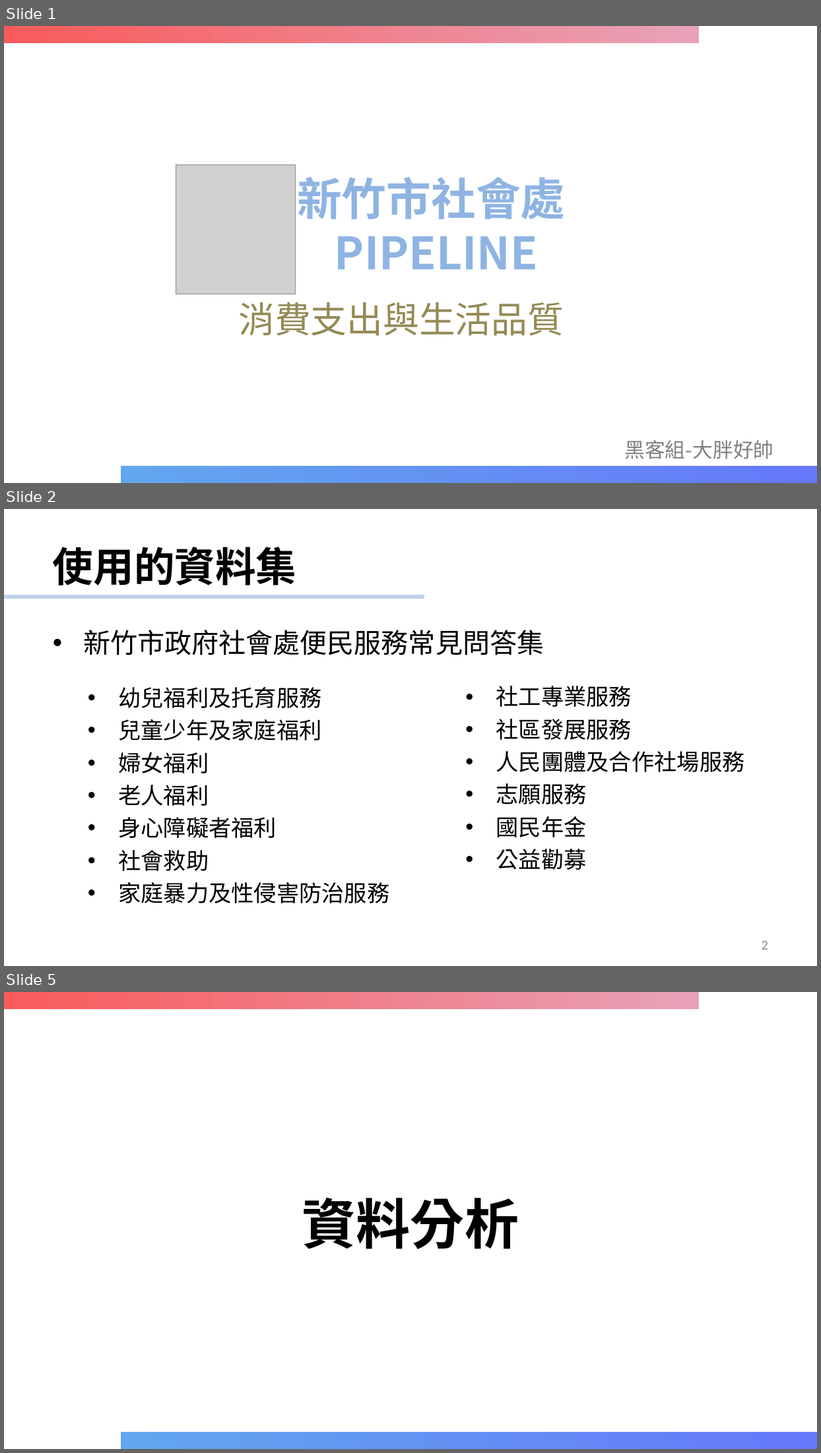
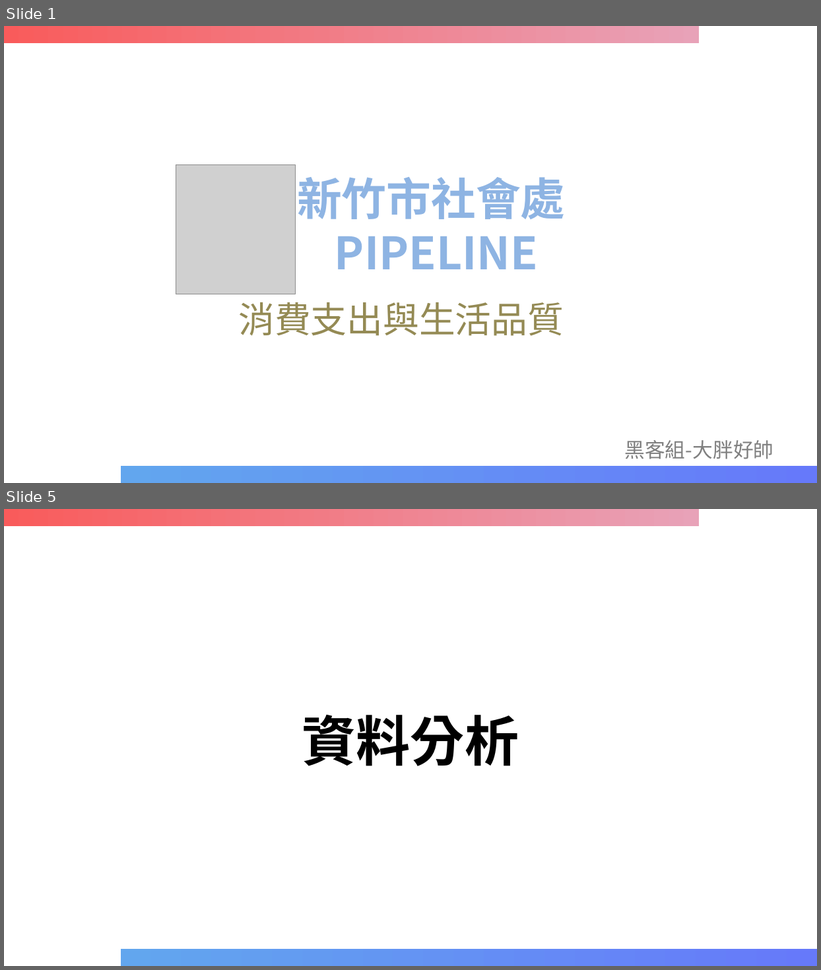
Before and after one commit to GoatWang/HsinchuHackthon_QA1999_Linebot, a slide deck: 新竹市社會處 PIPELINE(New).pptx. Shown one above the other, each under a label of ours: slides 1, 2 and 5 before the commit, slides 1 and 5 after it; the slides between them are not shown. The pictures are 821x1453 and 821x970 pixels, drawn with LibreOffice and Linux fonts; fonts in the diff are those of the drawing; grey boxes stand for pictures; background and template pictures are left out. Boxes give left, top, right and bottom in pixels: in the first picture for what was removed or moved away, otherwise in the second. Text is boxed around its words. In the diff, an @@ line names an element or a change of style, - is before the commit and + after.

```diff
--- a/新竹市社會處 PIPELINE(New).pptx
+++ b/新竹市社會處 PIPELINE(New).pptx
@@ slide 2 removed at bbox=[4, 509, 817, 966], background #FFFFFF @@
@@ rectangle removed at bbox=[687, 520, 808, 619] @@
@@ title removed at bbox=[53, 547, 297, 586] @@
-使用的資料集
@@ line removed from (4, 597) to (424, 597) @@
@@ text removed at bbox=[83, 630, 544, 656] @@
-• 新竹市政府社會處便民服務常見問答集
@@ text removed at bbox=[496, 686, 745, 870] @@
-  • 社工專業服務
-  • 社區發展服務
-  • 人民團體及合作社場服務
-  • 志願服務
-  • 國民年金
-  • 公益勸募
@@ text removed at bbox=[118, 687, 389, 904] @@
-  • 幼兒福利及托育服務
-  • 兒童少年及家庭福利
-  • 婦女福利
-  • 老人福利
-  • 身心障礙者福利
-  • 社會救助
-  • 家庭暴力及性侵害防治服務
@@ page number removed at bbox=[762, 941, 768, 950] @@
-2
```
Also in this commit, not shown: 3 slides changed, 2 other slides removed, 7 other files.
